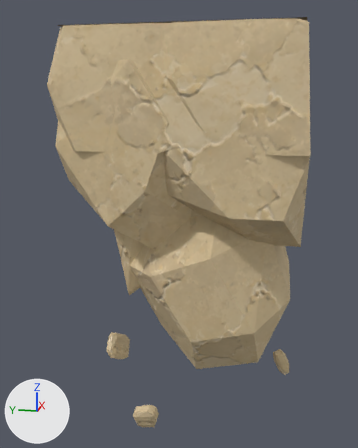
What one commit did to the glTF model assets/custom/models/ground_modules/ground_bottom_island_03.glb.
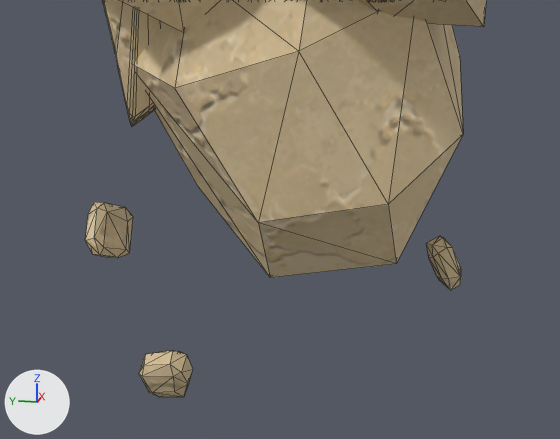
Each version appears first whole from a 50 mm camera at (-2.03, 0.08, 0.6) aimed at (0.48, 0.58, -0.03), and next in a close-up on the part from 18% to 94% of the width and 52% to 100% of the height. The lights are fixed; the arrows at lower left show +X, +Y and +Z. The older version's two pictures come first. The close-ups show mesh edges as thin lines. Vertices at exactly the same position are counted once.

The first close-up shows 'GroundBottomIsland03_Body'.
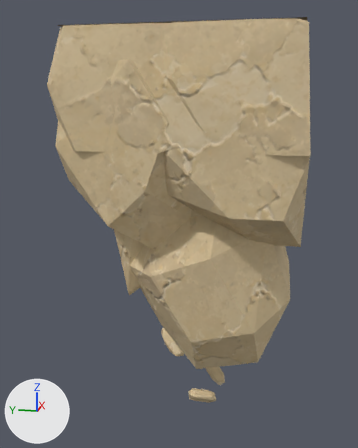
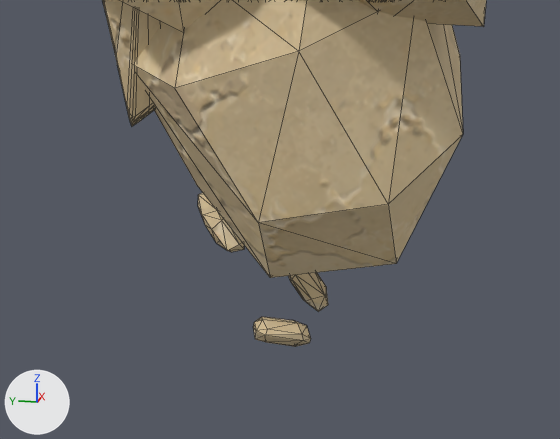
Diff of the bpy script that builds the scene:
```diff
--- a/assets/custom/models/ground_modules/ground_bottom_island_03.glb.py
+++ b/assets/custom/models/ground_modules/ground_bottom_island_03.glb.py
@@ me_groundbottomisland03_bodyshouldermesh @@
 # used by ob_groundbottomisland03_body; location = (0.0, 0.0, 0.0)
-me_groundbottomisland03_bodyshouldermesh.from_pydata(...)  # 1447 vertices, 2585 faces; spans x -0.04..1.04, y -0.04..1.04, z -0.95..0.91
+me_groundbottomisland03_bodyshouldermesh.from_pydata(...)  # 1447 vertices, 2585 faces; spans x -0.04..1.04, y -0.04..1.04, z -0.93..0.91
+# me_groundbottomisland03_bodyshouldermesh part 1: the loose piece of 24 vertices spanning x 0.6..0.69, y -0.04..0.06, z -0.94..-0.79 is multiplied about its middle by the matrix ((0.999, 0.049, -0.003), (-0.048, 0.977, 0.206), (0.013, -0.206, 0.978)), then moved by (-0.19, 0.36, 0.0)
+# me_groundbottomisland03_bodyshouldermesh part 2: 24 of 1447 vertices moved; they spanned x 0.53..0.7, y 0.93..1.04, z -0.93..-0.75 and now span x 0.51..0.73, y 0.57..0.73, z -0.84..-0.73; mean shift (0.01, -0.34, 0.06); largest move (0.54, 1.04, -0.84) -> (0.51, 0.61, -0.82)
+# me_groundbottomisland03_bodyshouldermesh part 3: 24 of 1447 vertices moved; they spanned x -0.04..0.07, y 0.59..0.71, z -0.95..-0.8 and now span x -0.01..0.11, y 0.32..0.46, z -0.8..-0.72; mean shift (0.04, -0.26, 0.12); largest move (-0.03, 0.7, -0.86) -> (-0.01, 0.41, -0.73)
 me_groundbottomisland03_bodyshouldermesh.materials.append(mat_sandstone_plate_1_002)
```

What differs and where, as boxes (x1, y1, x2, y2) in the close-ups (560 x 439 px; the box of a moved part takes in the faces that stretch with it):
'GroundBottomIsland03_Body', reshaped
    before: (85, 0, 486, 397)
    after: (102, 0, 486, 347)
part 1 of me_groundbottomisland03_bodyshouldermesh, moved or reshaped
    before: (426, 236, 461, 290)
    after: (289, 273, 328, 312)
part 2 of me_groundbottomisland03_bodyshouldermesh, moved or reshaped
    before: (85, 202, 133, 258)
    after: (198, 193, 244, 252)
part 3 of me_groundbottomisland03_bodyshouldermesh, moved or reshaped
    before: (139, 351, 193, 397)
    after: (253, 317, 311, 347)
